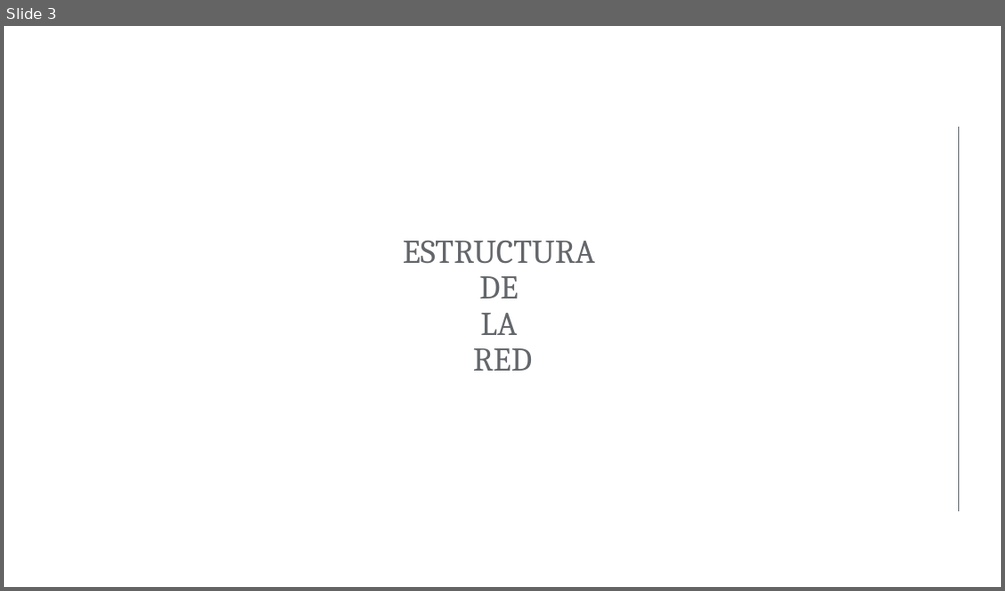
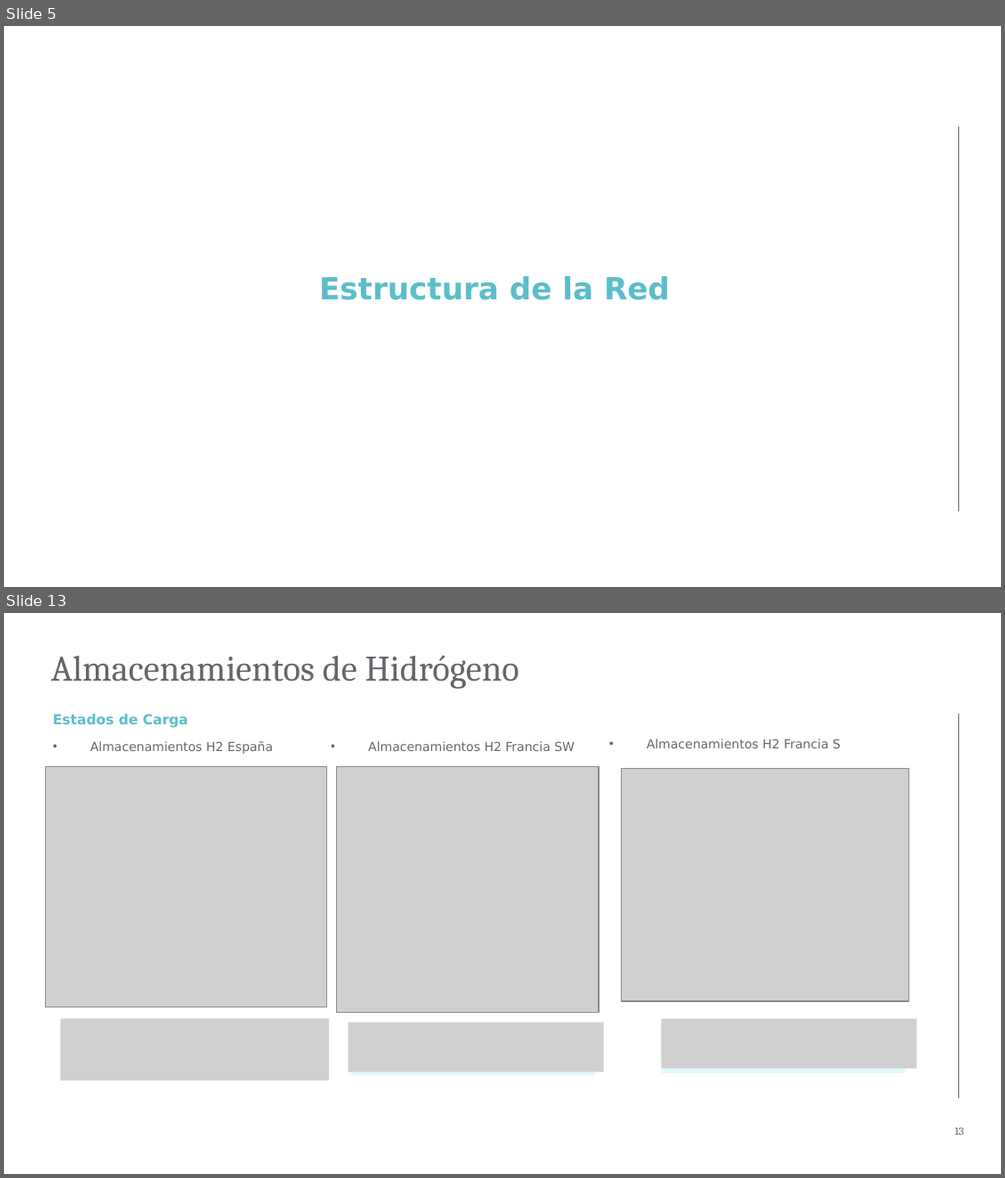
Before and after one commit to anabatres28-png/Dispatching-Project-in-PypSA, a slide deck: hojas_de_datos/presentación.pptx. Shown one above the other, each under a label of ours: slide 3 before the commit, slides 5 and 13 after it; the slides between them are not shown. The pictures are 1005x591 and 1005x1178 pixels, drawn with LibreOffice and Linux fonts; fonts in the diff are those of the drawing; grey boxes stand for pictures; background and template pictures are left out. Boxes give left, top, right and bottom in pixels: in the first picture for what was removed or moved away, otherwise in the second. Text is boxed around its words. In the diff, an @@ line names an element or a change of style, - is before the commit and + after.

```diff
--- a/hojas_de_datos/presentación.pptx
+++ b/hojas_de_datos/presentación.pptx
@@ slide 13 added at (4, 613, 1001, 1174), background #FFFFFF; not listed: 1 template element that a slide beside it also shows @@
@@ text added at (51, 655, 519, 689), 26 pt, text #63666A @@
+Almacenamientos de Hidrógeno
@@ text added at (53, 714, 188, 728), 10 pt, text #5CBDCA, bold @@
+Estados de Carga
@@ text added at (90, 741, 273, 754), 9 pt, text #63666A @@
+• Almacenamientos H2 España
@@ text added at (368, 741, 574, 751), 9 pt, text #63666A @@
+• Almacenamientos H2 Francia SW
@@ text added at (647, 738, 841, 748), 9 pt, text #63666A @@
+• Almacenamientos H2 Francia S
@@ picture added at (46, 766, 327, 1006) @@
@@ picture added at (336, 766, 599, 1013) @@
@@ picture added at (621, 769, 909, 1001) @@
@@ picture added at (61, 1019, 329, 1080) @@
@@ picture added at (348, 1022, 603, 1071) @@
@@ rectangle added at (352, 1025, 595, 1076), fill #C6F4FF at 50% opacity @@
@@ rectangle added at (661, 1022, 904, 1073), fill #C6F4FF at 50% opacity @@
@@ picture added at (661, 1019, 916, 1069) @@
@@ page number added at (955, 1127, 963, 1135), 8 pt, text #63666A @@
+13
@@ what was slide 3 is now slide 5 @@
@@ slide 5 changed as well @@
@@ text at (319, 276, 670, 300): text changed; size 24 to 22 pt; font Cambria to DejaVu Sans; text colour #63666A to #5CBDCA; bold on @@
-ESTRUCTURA
-DE
-LA
-RED
+Estructura de la Red
```
Also in this commit, not shown: 11 other slides changed, 48 other slides added, 47 slides removed, 22 other files.
